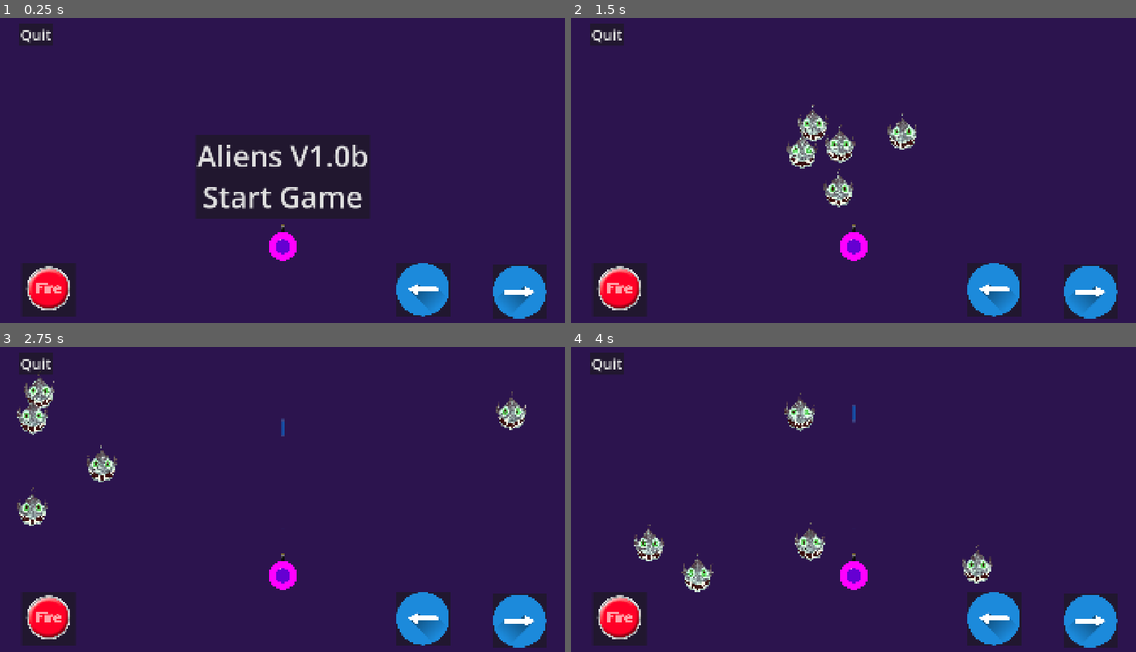
Above: before the commit, frames 1-4 (two rows, left to right).
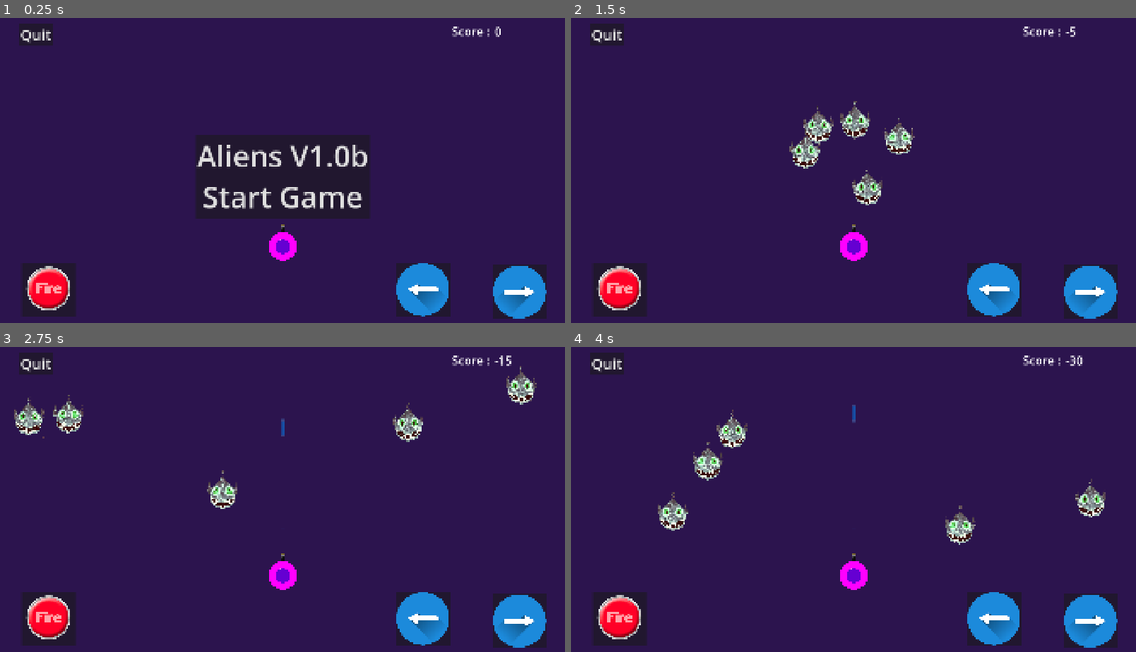
Above: after the commit, the same moments.

Repository: LynnWilsonArt/aliens
Game: Godot game, scene res://scenes/main/main.tscn
The game is run twice, just before and just after one commit, with the same random seed, the same clock (stepped at 60 frames per second) and the same inputs. Before the commit the project starts from res://main/main.tscn.
Inputs (mouse positions are in pixels of both pictures, inside the frame that each line leads up to):
- Up to frame 1 (0.25 s): no input
- Up to frame 2 (1.5 s): click (621, 289) at 0.5 s; click "Aliens V1.0b Start Game" at 1.25 s
- Up to frame 3 (2.75 s): hold Right (right) from 2.03 s (still down); hold Space (shoot) from 2.03 s (still down)
- Up to frame 4 (4 s): release Right (right) at 2.78 s; release Space (shoot) at 2.78 s; hold Down (down) 2.78-3.53 s; tap Space (shoot) at 2.85 s; hold Right (right) from 3.53 s (still down); hold Space (shoot) from 3.53 s (still down)

The runs differ from the first frame. In frame 1, 0.1% of the frame differs, in the area x 80-89%, y 2-7%; in frame 2, 2.9%; in frame 3, 3.5%; in frame 4, 3.9%, in the area x 11-95%, y 2-81%.

Commit message:
Implemented Scoreboard
Kill emeny + Global enemy_value
Miss enemy - Global__enemy_value

Diff:
--- a/autoload/global.gd
+++ b/autoload/global.gd
@@ -3,7 +3,7 @@
 signal enemy_died
 
 #Vars
-var score = 0
+var score = 0 + 5 # 5 is to correct error and adjust value back to 0 on game start
 var enemy_value = 5
 var enemy_speed = -3000
 var number_enemies = 5
--- a/project.godot
+++ b/project.godot
@@ -11,7 +11,7 @@
 [application]
 
 config/name="Aliens"
-run/main_scene="res://main/main.tscn"
+run/main_scene="res://scenes/main/main.tscn"
 config/features=PackedStringArray("4.4", "GL Compatibility")
 config/icon="res://icon.svg"
 
--- a/scenes/enemy/enemy.tscn
+++ b/scenes/enemy/enemy.tscn
@@ -4,13 +4,13 @@
 [ext_resource type="Script" uid="uid://by2smh6i5d5b8" path="res://scenes/enemy/enemy.gd" id="1_oncpb"]
 
 [sub_resource type="CircleShape2D" id="CircleShape2D_hggmu"]
-radius = 46.0652
+radius = 40.1995
 
 [node name="Enemy" type="RigidBody2D" groups=["enemies"]]
 script = ExtResource("1_oncpb")
 
 [node name="Sprite2D" type="Sprite2D" parent="."]
-position = Vector2(0, -1)
+position = Vector2(0, -10)
 scale = Vector2(0.15, 0.15)
 texture = ExtResource("1_0x1ka")
 
--- a/scenes/laser/laser.gd
+++ b/scenes/laser/laser.gd
@@ -7,9 +7,9 @@
 func start(pos):
 	position = pos
 
+# Velocity of laser
 func _process(delta):
 	position.y += speed * delta
-
 
 # Kill laser if it hits a wall
 # Kill enemy if laser hits enemy
@@ -17,9 +17,13 @@
 func _on_body_entered(body: Node2D) -> void:
 	# frees the laser on a colision
 	queue_free()
-
 	# Free body when hit by laser
 	if body.is_in_group("enemies"):
-		# emit signal
+		# emit signal & free enemy
+		Global.score += Global.enemy_value
 		Global.enemy_died.emit()
 		body.queue_free()
+
+	if body.is_in_group("wall"):
+		Global.score -= Global.enemy_value
+		Global.enemy_died.emit()
--- a/main/main.gd
+++ b/scenes/main/main.gd
@@ -7,11 +7,15 @@
 var current_level = 1
 
 
+
 func _ready():
 	# Connect custom signal
 	Global.enemy_died.connect(on_enemy_died)
 	DisplayServer.window_set_mode(DisplayServer.WINDOW_MODE_EXCLUSIVE_FULLSCREEN)
 
+func _process(delta: float) -> void:
+	# Display score
+	$ColorRect/Score.text = str(Global.score)
 
 func spawn_enemies():
 	# Columbs of enemy
@@ -25,17 +29,16 @@
 	# The number of enemies will include the main node
 	# everything must take into account the extra node
 	var enemies = get_tree().get_nodes_in_group("enemies")
-	print("enemy died")
 	if enemies.size() -2 == 0:
 		current_level +=1
 		level_up()
 
 func level_up():
-	print("Levelup",current_level)
 	if current_level == 2:
 		number_enemies = (Global.number_enemies *2)
 		print("Number enemies = ",number_enemies)
 		spawn_enemies()
+
 	if current_level == 3:
 		number_enemies =(Global.number_enemies *3)
 		print("Number enemies = ",number_enemies)
--- a/main/main.tscn
+++ b/scenes/main/main.tscn
@@ -1,6 +1,6 @@
 [gd_scene load_steps=6 format=3 uid="uid://bd1aml5odct3r"]
 
-[ext_resource type="Script" uid="uid://dca4wlqon1uad" path="res://main/main.gd" id="1_2dg70"]
+[ext_resource type="Script" uid="uid://dca4wlqon1uad" path="res://scenes/main/main.gd" id="1_2dg70"]
 [ext_resource type="PackedScene" uid="uid://b0o6vv18wbqbu" path="res://scenes/player/player.tscn" id="3_1a7os"]
 [ext_resource type="PackedScene" uid="uid://c4ijn8nywwqp" path="res://scenes/walls/walls.tscn" id="3_nqko8"]
 [ext_resource type="PackedScene" uid="uid://dfgdl4tg41a5l" path="res://scenes/laser/laser.tscn" id="4_7v8bt"]
@@ -15,28 +15,43 @@
 offset_bottom = 1078.0
 color = Color(0.172106, 0.0795399, 0.307343, 1)
 
-[node name="VBoxContainer" type="VBoxContainer" parent="."]
-anchors_preset = 15
-anchor_right = 1.0
-anchor_bottom = 1.0
-offset_top = -2.0
-offset_right = 1920.0
-offset_bottom = 1078.0
-grow_horizontal = 2
-grow_vertical = 2
-size_flags_horizontal = 0
-
-[node name="Laser" parent="VBoxContainer" instance=ExtResource("4_7v8bt")]
+[node name="Laser" parent="ColorRect" instance=ExtResource("4_7v8bt")]
 position = Vector2(0, 2)
 
-[node name="Walls" parent="VBoxContainer" instance=ExtResource("3_nqko8")]
+[node name="Walls" parent="ColorRect" instance=ExtResource("3_nqko8")]
 visible = false
 position = Vector2(0, 2)
 
-[node name="PLayer" parent="VBoxContainer" instance=ExtResource("3_1a7os")]
+[node name="PLayer" parent="ColorRect" instance=ExtResource("3_1a7os")]
 position = Vector2(0, 2)
+
+[node name="ScoreLabel" type="Label" parent="ColorRect"]
+layout_mode = 1
+anchors_preset = -1
+anchor_left = 1.0
+anchor_top = 0.5
+anchor_right = 1.0
+anchor_bottom = 0.5
+offset_left = -384.0
+offset_top = -522.0
+offset_right = -246.0
+offset_bottom = -467.0
+grow_horizontal = 0
+grow_vertical = 2
+theme_override_font_sizes/font_size = 40
+text = "Score : "
+
+[node name="Score" type="Label" parent="ColorRect"]
+layout_mode = 0
+offset_left = 1680.0
+offset_top = 18.0
+offset_right = 1704.0
+offset_bottom = 131.0
+theme_override_font_sizes/font_size = 40
+text = "0
+"
 
 [node name="Global" parent="." instance=ExtResource("6_83tlt")]
 
-[connection signal="start_game" from="VBoxContainer/PLayer" to="." method="_on_start_button_pressed"]
+[connection signal="start_game" from="ColorRect/PLayer" to="." method="_on_start_button_pressed"]
 [connection signal="enemy_died" from="Global" to="." method="on_enemy_died"]
--- a/scenes/player/player.gd
+++ b/scenes/player/player.gd
@@ -59,7 +59,6 @@
 
 
 func _on_hud_fire_laser() -> void:
-	print("fire laser")
 	shoot()
 
 
Renamed: main/main.gd.uid -> scenes/main/main.gd.uid
